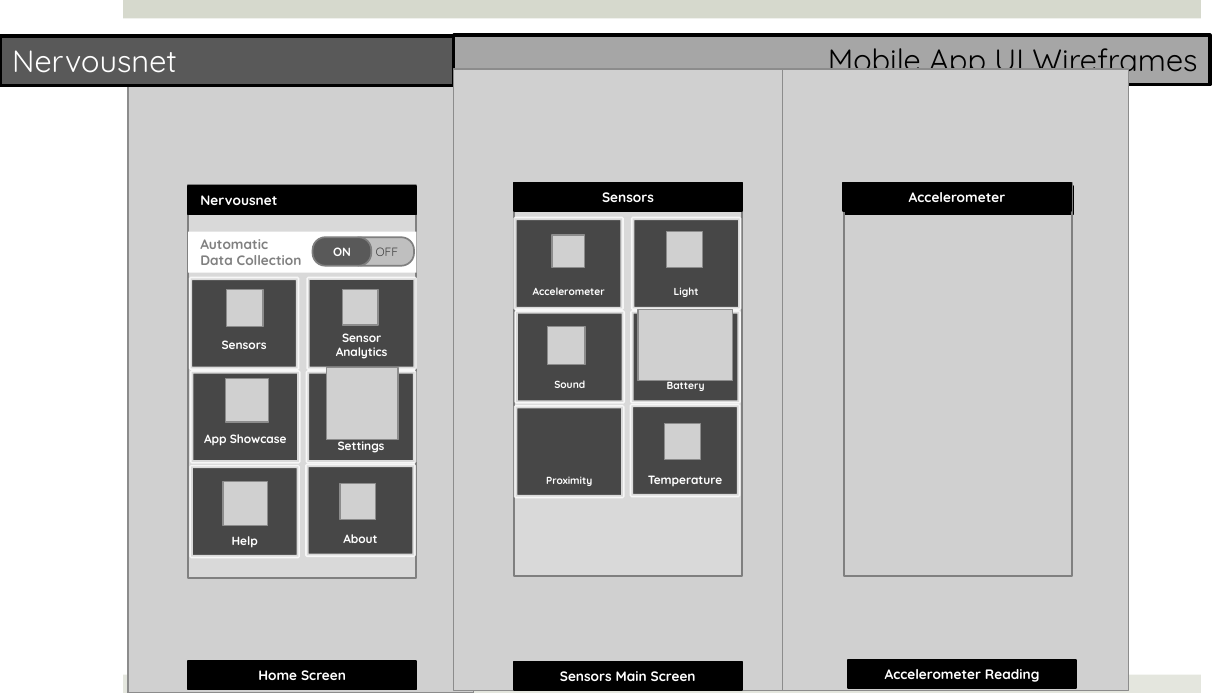
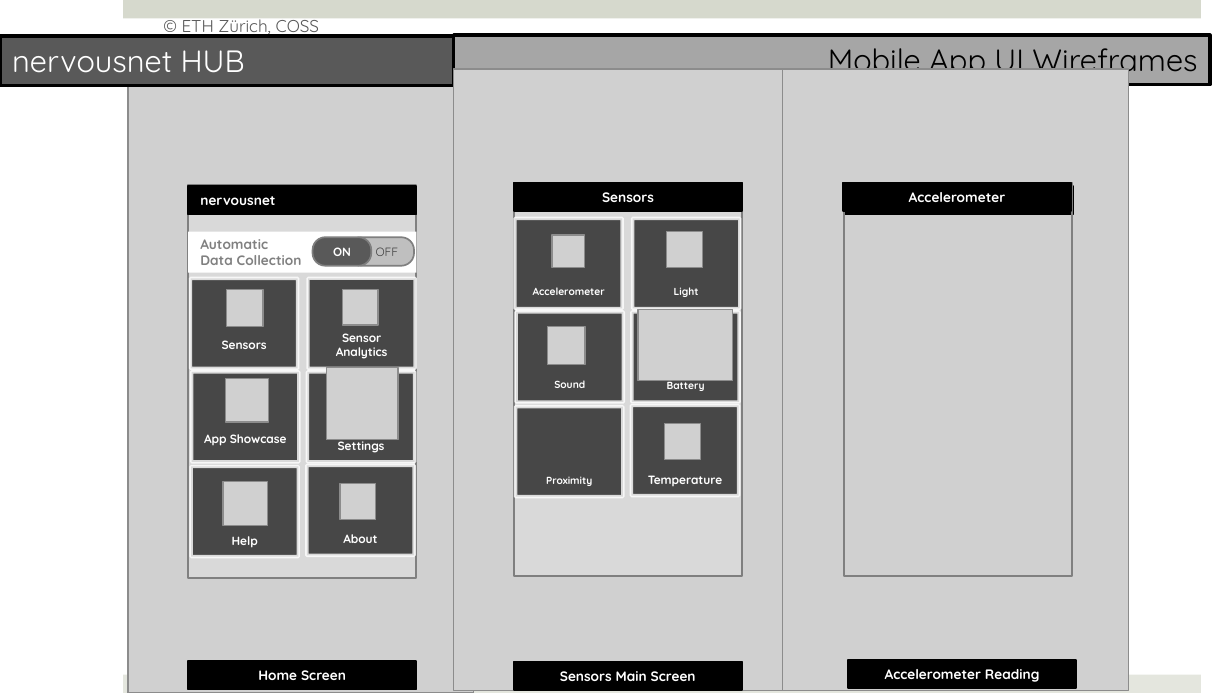
Before and after one commit to prasad79/nervousnet, a slide deck: slide 15 of Documents/NervousNet_Redesign.pptx (slide 16 before the commit). Drawn at 1232x693 pixels with LibreOffice and Linux fonts; fonts in the diff are those of the drawing; grey boxes stand for pictures. Boxes give left, top, right and bottom in pixels: in the first picture for what was removed or moved away, otherwise in the second. Text is boxed around its words. In the diff, an @@ line names an element or a change of style, - is before the commit and + after.

```diff
--- a/Documents/NervousNet_Redesign.pptx
+++ b/Documents/NervousNet_Redesign.pptx
@@ text added at (182, 19, 319, 38), 10 pt, text #595959 @@
+© ETH Zürich, COSS
@@ text in rectangle at (12, 50, 245, 73): text changed @@
-Nervousnet
+nervousnet HUB
@@ text in rectangle at (200, 196, 275, 205): text changed @@
-Nervousnet
+nervousnet
```
Also in this commit, not shown: 17 other slides changed, 2 slides removed, 33 other files.
